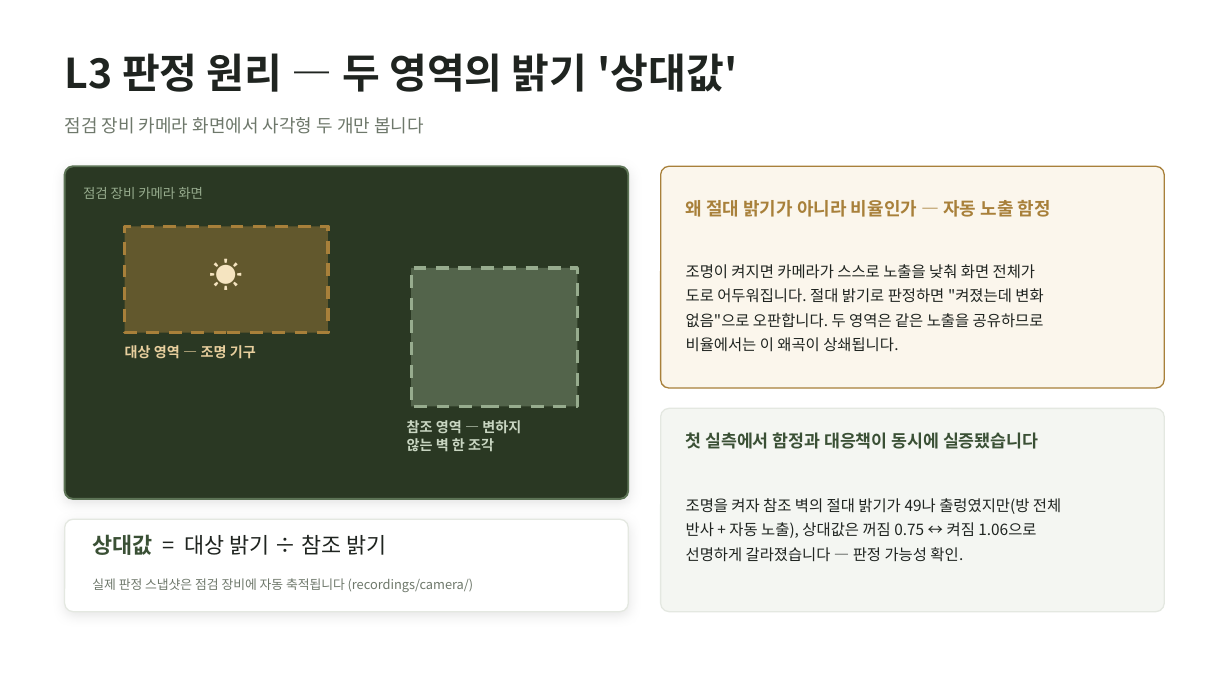
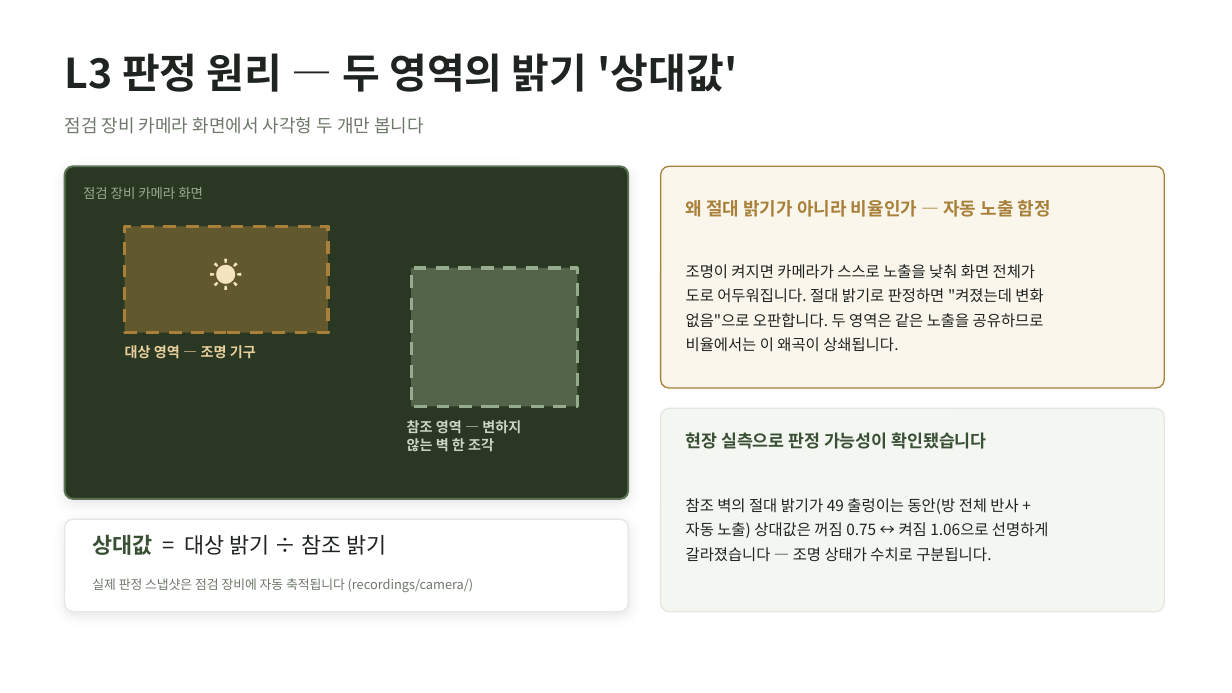
Before and after one commit to wonseok0415/wonseok-lab, a slide deck: slide 17 of thinqreal/fieldcheck/FieldCheck_진행보고_20260805.pptx. Drawn at 1232x693 pixels with LibreOffice and Linux fonts; fonts in the diff are those of the drawing. Boxes give left, top, right and bottom in pixels: in the first picture for what was removed or moved away, otherwise in the second. Text is boxed around its words. In the diff, an @@ line names an element or a change of style, - is before the commit and + after.

```diff
--- a/thinqreal/fieldcheck/FieldCheck_진행보고_20260805.pptx
+++ b/thinqreal/fieldcheck/FieldCheck_진행보고_20260805.pptx
@@ text at <box>686,432,986,449</box>: text changed @@
-첫 실측에서 함정과 대응책이 동시에 실증됐습니다
+현장 실측으로 판정 가능성이 확인됐습니다
@@ text at <box>686,498,1049,562</box>: text changed @@
-조명을 켜자 참조 벽의 절대 밝기가 49나 출렁였지만(방 전체
-반사 + 자동 노출), 상대값은 꺼짐 0.75 ↔ 켜짐 1.06으로
-선명하게 갈라졌습니다 — 판정 가능성 확인.
+참조 벽의 절대 밝기가 49 출렁이는 동안(방 전체 반사 +
+자동 노출) 상대값은 꺼짐 0.75 ↔ 켜짐 1.06으로 선명하게
+갈라졌습니다 — 조명 상태가 수치로 구분됩니다.
```
Also in this commit, not shown: 2 other slides changed, 2 other files.
